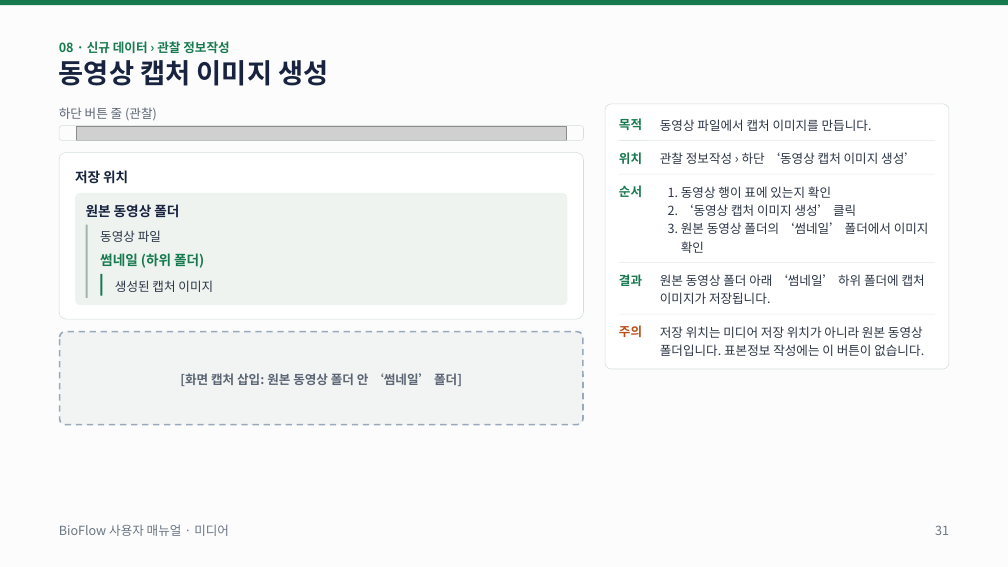
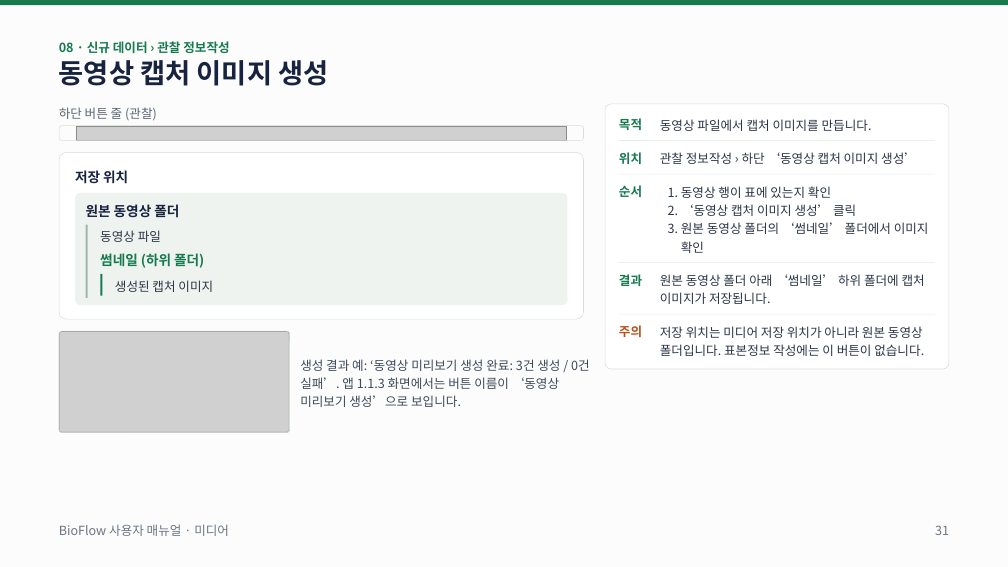
Before and after one commit to jin123346/BioFlow, a slide deck: slide 31 of docs/presentation/BioFlow 사용자 매뉴얼.pptx. Drawn at 1008x567 pixels with LibreOffice and Linux fonts; fonts in the diff are those of the drawing; grey boxes stand for pictures. Boxes give left, top, right and bottom in pixels: in the first picture for what was removed or moved away, otherwise in the second. Text is boxed around its words. In the diff, an @@ line names an element or a change of style, - is before the commit and + after.

```diff
--- a/docs/presentation/BioFlow 사용자 매뉴얼.pptx
+++ b/docs/presentation/BioFlow 사용자 매뉴얼.pptx
@@ rounded rectangle added at (x1=59, y1=331, x2=290, y2=433), fill #FFFFFF @@
@@ picture added at (x1=59, y1=331, x2=289, y2=432) @@
@@ rounded rectangle added at (x1=59, y1=331, x2=290, y2=433), outline #D5DFD9 0.5 pt @@
@@ rounded rectangle removed at (x1=60, y1=332, x2=583, y2=425) @@
-[화면 캡처 삽입: 원본 동영상 폴더 안 ‘썸네일’ 폴더]
@@ text added at (x1=300, y1=359, x2=590, y2=407), 12 pt, text #3E4A59 @@
+생성 결과 예: ‘동영상 미리보기 생성 완료: 3건 생성 / 0건 실패’. 앱 1.1.3 화면에서는 버튼 이름이 ‘동영상 미리보기 생성’으로 보입니다.
```
Also in this commit, not shown: 6 other slides changed, 8 other files.
